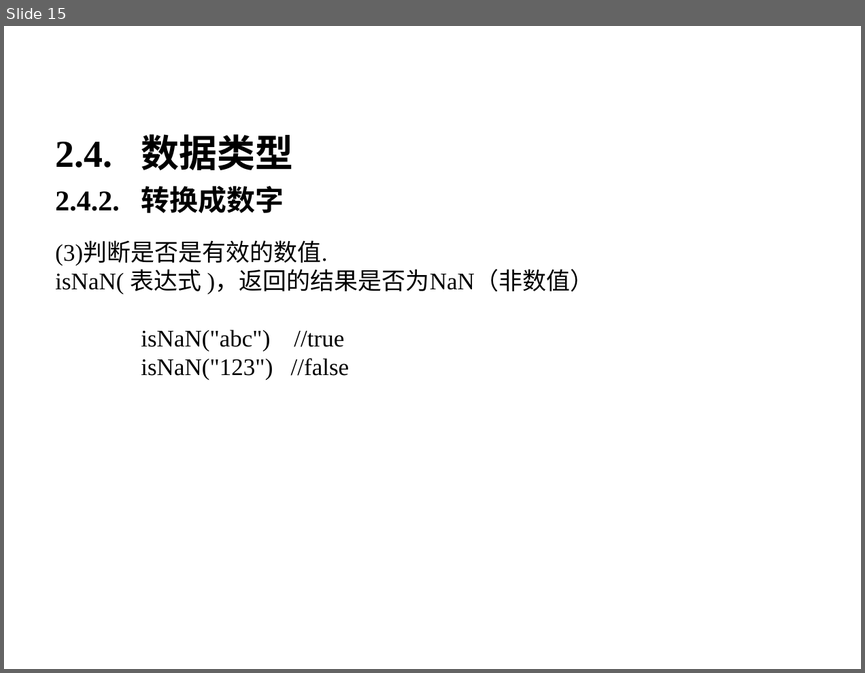
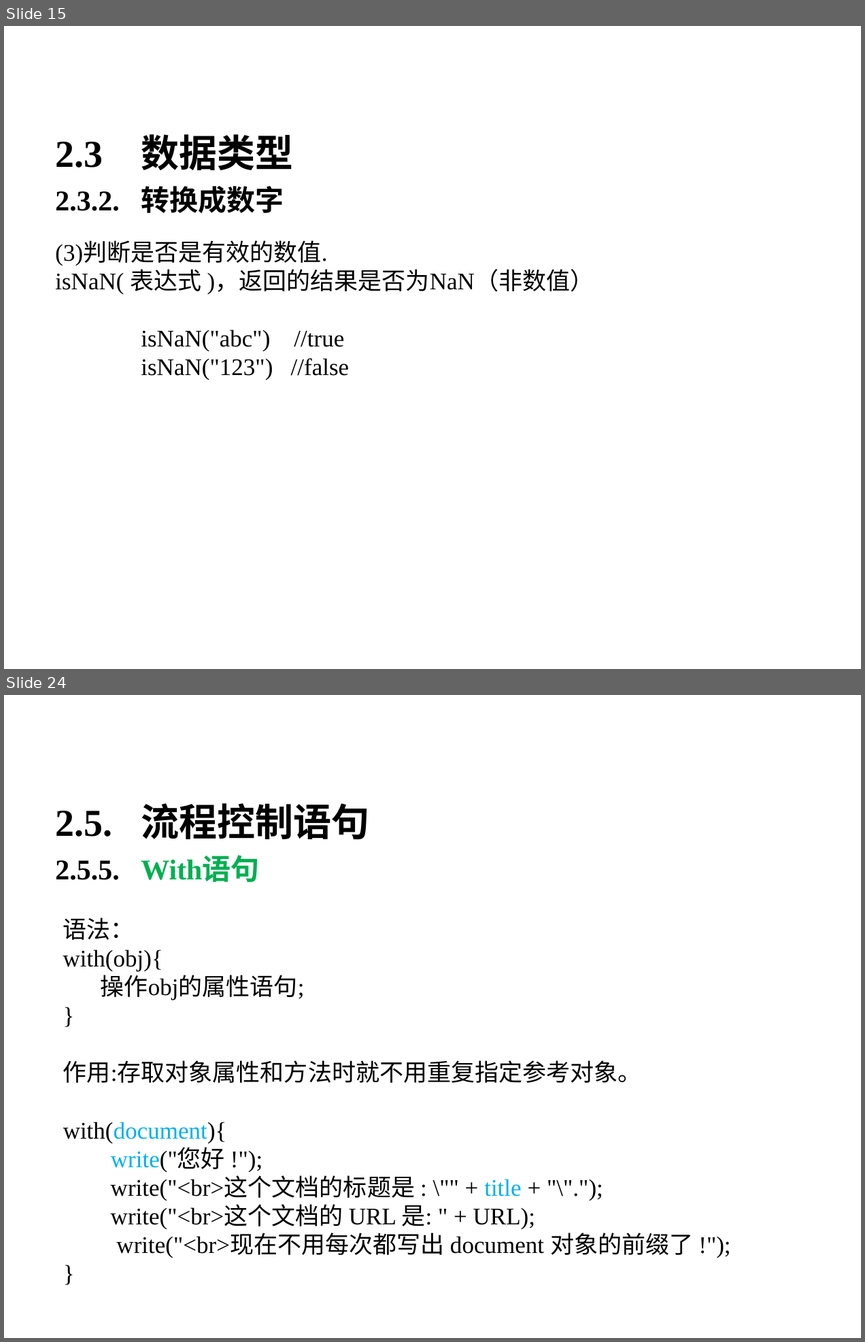
Before and after one commit to bifengganghyt/gitroot, a slide deck: javaweb/【0】front-end/【1】javascript/JavaScript基础.ppt. Shown one above the other, each under a label of ours: slide 15 before the commit, slides 15 and 24 after it; the slides between them are not shown. The pictures are 865x673 and 865x1342 pixels, drawn with LibreOffice and Linux fonts; fonts in the diff are those of the drawing; background and template pictures are left out. Boxes give left, top, right and bottom in pixels: in the first picture for what was removed or moved away, otherwise in the second. Text is boxed around its words. In the diff, an @@ line names an element or a change of style, - is before the commit and + after.

```diff
--- a/javaweb/【0】front-end/【1】javascript/JavaScript基础.ppt
+++ b/javaweb/【0】front-end/【1】javascript/JavaScript基础.ppt
@@ slide 24 added at (4, 695, 861, 1338), background picture (left out) @@
@@ text added at (47, 721, 818, 828), 40 pt, text #FFFFFF, bold @@
+2. JavaScript基础
@@ text added at (55, 803, 369, 882), 24 pt, text #000000, bold @@
+2.5. 流程控制语句
+2.5.5. With语句
@@ text added at (63, 917, 642, 1083), 20 pt, text #000000 @@
+语法：
+with(obj){
+操作obj的属性语句;
+}
+作用:存取对象属性和方法时就不用重复指定参考对象。
@@ text added at (63, 1121, 693, 1258), 20 pt, text #000000 @@
+with(document){
+write("您好 !");
+write("<br>这个文档的标题是 : \"" + title + "\".");
+write("<br>这个文档的 URL 是: " + URL);
+write("<br>现在不用每次都写出 document 对象的前缀了 !");
+}
@@ slide 15 changed as well @@
@@ text at (55, 134, 293, 213): text changed @@
-2.4. 数据类型
-2.4.2. 转换成数字
+2.3 数据类型
+2.3.2. 转换成数字
```
Also in this commit, not shown: 4 other slides changed, 25 other slides added, 13 slides removed, 14 other files.
